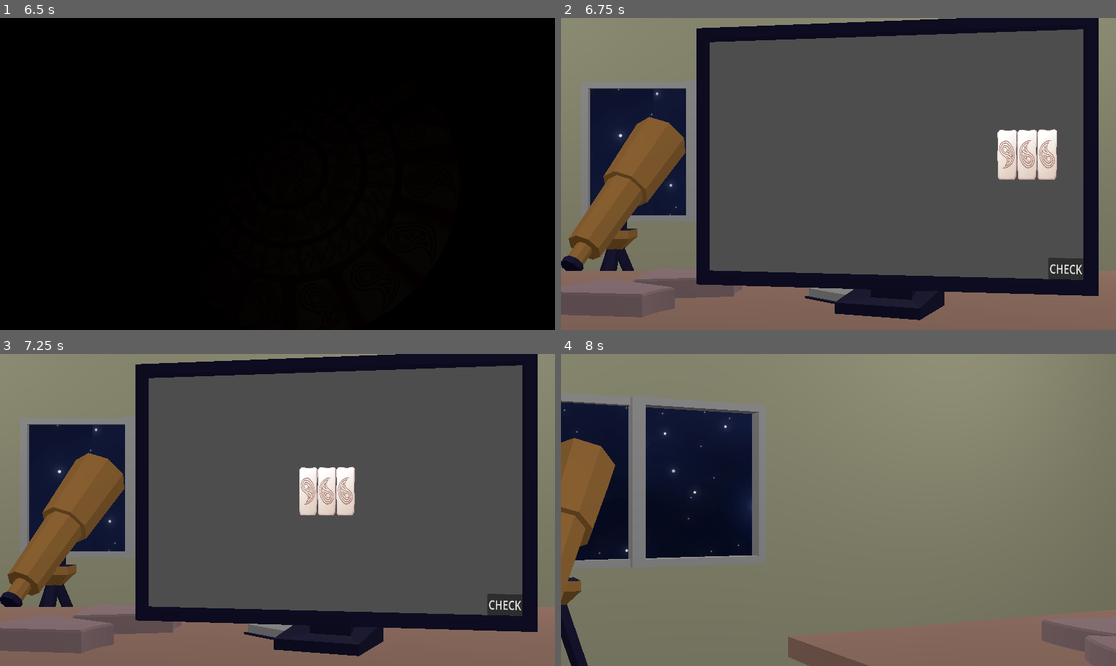
Above: before the commit, frames 1-4 (two rows, left to right).
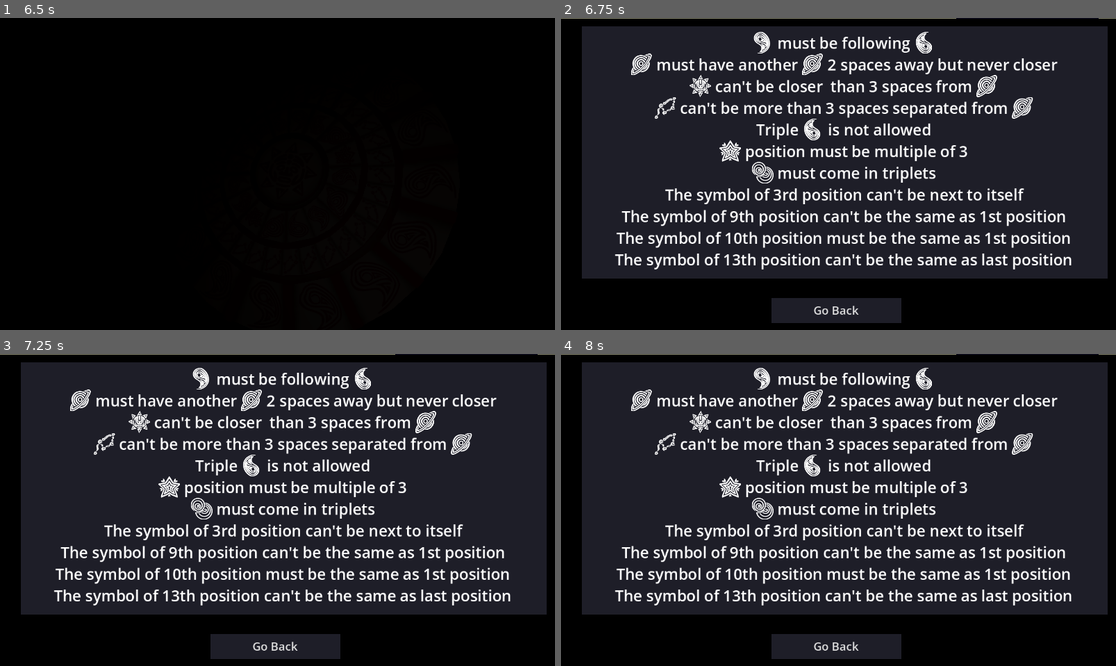
Above: after the commit, the same moments.

Repository: Wendfrey/minijam_210_astral
Game: Godot game, scene res://Scenes/MainMenu.tscn
The game is run twice, just before and just after one commit, with the same random seed, the same clock (stepped at 60 frames per second) and the same inputs.
Inputs (mouse positions are in pixels of both pictures, inside the frame that each line leads up to):
- Up to frame 1 (6.5 s): click "PLAY" at 0.5 s; tap Enter at 1.25 s; move the mouse to (399, 158) at 1.27 s; tap P at 1.35, 2.85, 5.85 s; click (399, 158) at 1.42 s; drag from (166, 189) to (249, 236) at 2.02 s; move the mouse to (333, 105) at 2.77 s; click (333, 105) at 2.92 s; click "SKIP INTRO >>>" at 3.5 s; click "SKIP INTRO >>>" at 4.25 s; drag from (249, 236) to (111, 127) at 5.02 s; move the mouse to (444, 220) at 5.77 s; click (444, 220) at 5.92 s
- Up to frame 2 (6.75 s): tap Space at 6.5 s; drag from (672, 127) to (755, 96) at 6.52 s
- Up to frame 3 (7.25 s): no input
- Up to frame 4 (8 s): click (638, 485) at 7.25 s

Frame 1 is identical in both runs. In frame 2, 87% of the frame differs, in the area x 0-100%, y 0-100%; in frame 3, 87%; in frame 4, 90%.

Commit message:
Todas las targetas ya tienen reglas

Diff:
--- a/minijam-210-astral/CheckRules.gd
+++ b/minijam-210-astral/CheckRules.gd
@@ -4,10 +4,12 @@
 const RuleCtoCapart = preload("uid://dmxxr36bud62w")
 const RuleNotTripleA = preload("uid://bcpog0lfmbchy")
 const RuleDfarfromC = preload("uid://bj67vpsl61ugc")
+const RuleFclosetoC = preload("uid://b2uas6ltoq37c")
 const Rule3RdNoRepeat = preload("uid://cfcs6nfnknibk")
 const Rule9ThNoRepeat = preload("uid://bj0x7inmfx3pq")
 const Rule10ThRepeat = preload("uid://g8lm54v0j0m3")
-const RuleTripleE = preload("uid://ba736gjybk8da")
+const RuleEmultiple3 = preload("uid://bwrj0iw4ifeci")
+const RuleTripleG = preload("uid://ba736gjybk8da")
 const Rule13ThRepeat = preload("uid://dpn0msbk8a3h")
 
 signal no_mistakes
@@ -22,10 +24,12 @@
 	RuleCtoCapart.new(),
 	RuleNotTripleA.new(),
 	RuleDfarfromC.new(),
+	RuleFclosetoC.new(),
 	Rule3RdNoRepeat.new(),
 	Rule9ThNoRepeat.new(),
 	Rule10ThRepeat.new(),
-	RuleTripleE.new(),
+	RuleEmultiple3.new(),
+	RuleTripleG.new(),
 	Rule13ThRepeat.new()
 ]
 
--- a/minijam-210-astral/Scenes/MainMenu.tscn
+++ b/minijam-210-astral/Scenes/MainMenu.tscn
@@ -447,33 +447,33 @@
 [node name="calendar" parent="WorldEnvironment" unique_id=273958900 instance=ExtResource("2_8saeu")]
 transform = Transform3D(1, 0, 0, 0, 1, 0, 0, 0, 1, 0.5009898, -0.9477291, 1.1428964)
 
-[node name="Light" parent="WorldEnvironment/calendar" index="0" unique_id=486328102]
+[node name="Light" parent="WorldEnvironment/calendar" index="0" unique_id=1096255328]
 light_color = Color(0.9869177, 0.9162137, 0.78111845, 1)
 light_energy = 3.0
 
-[node name="Camera" parent="WorldEnvironment/calendar" index="1" unique_id=428191317]
+[node name="Camera" parent="WorldEnvironment/calendar" index="1" unique_id=867554017]
 transform = Transform3D(-0.6124865, -0.17073025, 0.77182347, 2.0787115e-06, 0.97639686, 0.21598428, -0.79048103, 0.13228907, -0.59802955, 1.4803379, 3.3209963, -0.1957016)
 
-[node name="Floor" parent="WorldEnvironment/calendar" index="2" unique_id=480412227]
+[node name="Floor" parent="WorldEnvironment/calendar" index="2" unique_id=415276421]
 transform = Transform3D(100, 0, 0, 0, -4.3711384e-06, 99.99999, 0, -99.99999, -4.3711384e-06, 0, 0, 0)
 
-[node name="Platform" parent="WorldEnvironment/calendar" index="3" unique_id=631290111]
+[node name="Platform" parent="WorldEnvironment/calendar" index="3" unique_id=275146992]
 transform = Transform3D(100, 0, 0, 0, -4.3711384e-06, 99.99999, 0, -99.99999, -4.3711384e-06, -15.646902, 0.5645113, 3.0428314)
 
-[node name="Light_001" parent="WorldEnvironment/calendar" index="4" unique_id=1227106410]
+[node name="Light_001" parent="WorldEnvironment/calendar" index="4" unique_id=528221055]
 light_color = Color(0.58800024, 0, 0.1181423, 1)
 light_energy = 6.0
 
-[node name="Light_002" parent="WorldEnvironment/calendar" index="5" unique_id=98808518]
+[node name="Light_002" parent="WorldEnvironment/calendar" index="5" unique_id=1854851498]
 light_energy = 2.0
 
-[node name="Piece_01" parent="WorldEnvironment/calendar/Calendar" parent_id_path=PackedInt32Array(273958900, 1593721681) index="0" unique_id=801472436]
+[node name="Piece_01" parent="WorldEnvironment/calendar/Calendar" parent_id_path=PackedInt32Array(273958900, 551290425) index="0" unique_id=1592034307]
 surface_material_override/0 = SubResource("StandardMaterial3D_df05h")
 
-[node name="Piece_02" parent="WorldEnvironment/calendar/Calendar" parent_id_path=PackedInt32Array(273958900, 1593721681) index="1" unique_id=1466907253]
+[node name="Piece_02" parent="WorldEnvironment/calendar/Calendar" parent_id_path=PackedInt32Array(273958900, 551290425) index="1" unique_id=1831681508]
 surface_material_override/0 = SubResource("StandardMaterial3D_8saeu")
 
-[node name="Piece_03" parent="WorldEnvironment/calendar/Calendar" parent_id_path=PackedInt32Array(273958900, 1593721681) index="2" unique_id=1059869692]
+[node name="Piece_03" parent="WorldEnvironment/calendar/Calendar" parent_id_path=PackedInt32Array(273958900, 551290425) index="2" unique_id=169558620]
 surface_material_override/0 = SubResource("StandardMaterial3D_ghw46")
 
 [node name="AnimationPlayer" type="AnimationPlayer" parent="WorldEnvironment/calendar/Calendar/Piece_03" index="0" unique_id=435945517]
@@ -481,14 +481,14 @@
 libraries/ = SubResource("AnimationLibrary_xim88")
 autoplay = &"ticking"
 
-[node name="Piece_04" parent="WorldEnvironment/calendar/Calendar" parent_id_path=PackedInt32Array(273958900, 1593721681) index="3" unique_id=385393811]
+[node name="Piece_04" parent="WorldEnvironment/calendar/Calendar" parent_id_path=PackedInt32Array(273958900, 551290425) index="3" unique_id=1336632476]
 surface_material_override/0 = SubResource("StandardMaterial3D_8um5k")
 
 [node name="AnimationPlayer" type="AnimationPlayer" parent="WorldEnvironment/calendar/Calendar/Piece_04" index="0" unique_id=607876093]
 libraries/ = SubResource("AnimationLibrary_if7li")
 autoplay = &"ticking"
 
-[node name="AnimationPlayer" type="AnimationPlayer" parent="WorldEnvironment/calendar/Calendar" parent_id_path=PackedInt32Array(273958900, 1593721681) index="4" unique_id=402332250]
+[node name="AnimationPlayer" type="AnimationPlayer" parent="WorldEnvironment/calendar/Calendar" parent_id_path=PackedInt32Array(273958900, 551290425) index="4" unique_id=402332250]
 libraries/ = SubResource("AnimationLibrary_loo7a")
 autoplay = &"ticking"
 
--- a/minijam-210-astral/Scenes/Nivel.tscn
+++ b/minijam-210-astral/Scenes/Nivel.tscn
@@ -215,18 +215,18 @@
 
 [node name="level" parent="." unique_id=1305496534 instance=ExtResource("3_pvqg1")]
 
-[node name="Light" parent="level" index="0" unique_id=882965196]
+[node name="Light" parent="level" index="0" unique_id=1730370863]
 light_energy = 1.0
 
-[node name="Camera" parent="level" index="1" unique_id=1455188308]
+[node name="Camera" parent="level" index="1" unique_id=1549106887]
 transform = Transform3D(-1.6292068e-07, -4.3711385e-08, -1, -3.552714e-15, 1, -4.3711385e-08, 1, -3.5687747e-15, -1.6292068e-07, -3.9988952, 0.6294259, 0.029661193)
 far = 4000.0
 
-[node name="Monitor" parent="level" index="5" unique_id=210273584]
+[node name="Monitor" parent="level" index="5" unique_id=254613494]
 transform = Transform3D(92.1949, 38.731136, -4.4703484e-06, 1.4901162e-06, 1.192093e-05, 99.99999, 38.731136, -92.1949, 1.1920929e-05, -0.4186713, 0, 0.27361727)
 metadata/_edit_group_ = true
 
-[node name="MonitorScreen" parent="level/Monitor" index="0" unique_id=363062370]
+[node name="MonitorScreen" parent="level/Monitor" index="0" unique_id=492388446]
 transform = Transform3D(1.1014221, -0.2291162, -2.9304246e-08, 0.2291162, 1.1014221, 7.049941e-09, 2.72543e-08, -1.2870274e-08, 1.125, 0.0015037457, 4.656613e-10, 0.007069087)
 metadata/_edit_group_ = true
 
@@ -256,10 +256,10 @@
 transform = Transform3D(1, 0, 2.9802322e-08, 0, 1, 0, -2.9802322e-08, 0, 1, -5.2910764e-08, 0, 0.0018463049)
 shape = SubResource("BoxShape3D_neig4")
 
-[node name="Light_001" parent="level" index="9" unique_id=1504774902]
+[node name="Light_001" parent="level" index="9" unique_id=726229084]
 light_energy = 1.0
 
-[node name="Light_002" parent="level" index="11" unique_id=1478438296]
+[node name="Light_002" parent="level" index="11" unique_id=2073180975]
 light_energy = 1.0
 
 [node name="CanvasLayer" type="CanvasLayer" parent="." unique_id=1477955772 node_paths=PackedStringArray("CameraAnimation")]
@@ -295,6 +295,82 @@
 transform = Transform3D(-0.25881904, 0, -0.9659258, 0, 1, 0, 0.9659258, 0, -0.25881904, 6.5, 0.6, -0.9)
 script = ExtResource("1_cxw1l")
 
+[node name="Control" type="Control" parent="Screen" unique_id=1148574723]
+layout_mode = 3
+anchors_preset = 15
+anchor_right = 1.0
+anchor_bottom = 1.0
+offset_bottom = 1.0
+grow_horizontal = 2
+grow_vertical = 2
+
+[node name="CanvasLayer" type="CanvasLayer" parent="Screen/Control" unique_id=1041322602]
+
+[node name="blackBg" type="Panel" parent="Screen/Control/CanvasLayer" unique_id=2101064657]
+anchors_preset = 15
+anchor_right = 1.0
+anchor_bottom = 1.0
+offset_left = -1.0
+offset_top = 2.0
+offset_right = 3.0
+offset_bottom = 6.0
+grow_horizontal = 2
+grow_vertical = 2
+theme_override_styles/panel = SubResource("StyleBoxFlat_mr7q5")
+
+[node name="Panel" type="Panel" parent="Screen/Control/CanvasLayer/blackBg" unique_id=1936220604]
+layout_mode = 1
+anchors_preset = 15
+anchor_right = 1.0
+anchor_bottom = 1.0
+offset_left = 44.0
+offset_top = 16.0
+offset_right = -20.0
+offset_bottom = -113.0
+grow_horizontal = 2
+grow_vertical = 2
+theme_override_styles/panel = SubResource("StyleBoxFlat_hyk74")
+
+[node name="RichTextLabel" type="RichTextLabel" parent="Screen/Control/CanvasLayer/blackBg" unique_id=2031018883]
+layout_mode = 1
+anchors_preset = 15
+anchor_right = 1.0
+anchor_bottom = 1.0
+offset_left = 41.0
+offset_top = -18.0
+offset_right = -20.0
+offset_bottom = -23.0
+grow_horizontal = 2
+grow_vertical = 2
+bbcode_enabled = true
+text = "[center][font_size=32
+]
+[img width=45]res://assets/img/TinyIconB.png[/img] must be following [img width=45]res://assets/img/TinyIconA.png[/img]
+[img width=45]res://assets/img/TinyIconC.png[/img] must have another [img width=45]res://assets/img/TinyIconC.png[/img] 2 spaces away but never closer
+[img width=45]res://assets/img/TinyIconD.png[/img] can't be closer  than 3 spaces from [img width=45]res://assets/img/TinyIconC.png[/img]
+[img width=45]res://assets/img/TinyIconF.png[/img] can't be more than 3 spaces separated from [img width=45]res://assets/img/TinyIconC.png[/img]
+Triple [img width=45]res://assets/img/TinyIconA.png[/img] is not allowed
+[img width=45]res://assets/img/TinyIconE.png[/img] position must be multiple of 3
+[img width=45]res://assets/img/TinyIconG.png[/img] must come in triplets
+The symbol of 3rd position can't be next to itself
+The symbol of 9th position can't be the same as 1st position
+The symbol of 10th position must be the same as 1st position
+The symbol of 13th position can't be the same as last position"
+
+[node name="BackButton" type="Button" parent="Screen/Control/CanvasLayer/blackBg" unique_id=722056834]
+layout_mode = 1
+anchors_preset = -1
+anchor_right = 1.0
+anchor_bottom = 1.0
+offset_left = 438.0
+offset_top = 579.0
+offset_right = -449.0
+offset_bottom = -20.0
+theme_override_font_sizes/font_size = 24
+theme_override_styles/normal = SubResource("StyleBoxFlat_8xpys")
+theme_override_styles/hover = SubResource("StyleBoxFlat_i2q11")
+text = "Go Back"
+
 [node name="SubViewport" type="SubViewport" parent="Screen" unique_id=841216985]
 transparent_bg = true
 physics_object_picking = true
@@ -302,79 +378,6 @@
 size = Vector2i(1280, 620)
 render_target_update_mode = 4
 
-[node name="Control" type="Control" parent="Screen/SubViewport" unique_id=1148574723]
-layout_mode = 3
-anchors_preset = 15
-anchor_right = 1.0
-anchor_bottom = 1.0
-offset_bottom = 1.0
-grow_horizontal = 2
-grow_vertical = 2
-
-[node name="CanvasLayer" type="CanvasLayer" parent="Screen/SubViewport/Control" unique_id=1041322602]
-
-[node name="blackBg" type="Panel" parent="Screen/SubViewport/Control/CanvasLayer" unique_id=2101064657]
-anchors_preset = 15
-anchor_right = 1.0
-anchor_bottom = 1.0
-offset_left = -1.0
-offset_top = 2.0
-offset_right = 3.0
-offset_bottom = 6.0
-grow_horizontal = 2
-grow_vertical = 2
-theme_override_styles/panel = SubResource("StyleBoxFlat_mr7q5")
-
-[node name="Panel" type="Panel" parent="Screen/SubViewport/Control/CanvasLayer/blackBg" unique_id=1936220604]
-layout_mode = 1
-anchors_preset = 15
-anchor_right = 1.0
-anchor_bottom = 1.0
-offset_left = 44.0
-offset_top = 38.0
-offset_right = -20.0
-offset_bottom = -150.0
-grow_horizontal = 2
-grow_vertical = 2
-theme_override_styles/panel = SubResource("StyleBoxFlat_hyk74")
-
-[node name="RichTextLabel" type="RichTextLabel" parent="Screen/SubViewport/Control/CanvasLayer/blackBg" unique_id=2031018883]
-layout_mode = 1
-anchors_preset = 15
-anchor_right = 1.0
-anchor_bottom = 1.0
-offset_left = 41.0
-offset_top = 2.0
-offset_right = -20.0
-offset_bottom = -3.0
-grow_horizontal = 2
-grow_vertical = 2
-bbcode_enabled = true
-text = "[center][font_size=33]
-[img width=45]res://assets/img/TinyIconB.png[/img] must be following [img width=45]res://assets/img/TinyIconA.png[/img]
-[img width=45]res://assets/img/TinyIconC.png[/img] must have another [img width=45]res://assets/img/TinyIconC.png[/img] 2 spaces away but never closer
-The symbol of 3rd position can't be next to itself
-The symbol of 9th position can't be the same as 1st position
-The symbol of 10th position must be the same as 1st position
-[img width=45]res://assets/img/TinyIconD.png[/img] can't be more than 3 spaces separated from [img width=45]res://assets/img/TinyIconC.png[/img]
-Triple [img width=45]res://assets/img/TinyIconA.png[/img] is not allowed
-[img width=45]res://assets/img/TinyIconE.png[/img] position must be multiple of 3
-The symbol of 13th position can't be the same as last position"
-
-[node name="BackButton" type="Button" parent="Screen/SubViewport/Control/CanvasLayer/blackBg" unique_id=722056834]
-layout_mode = 1
-anchors_preset = -1
-anchor_right = 1.0
-anchor_bottom = 1.0
-offset_left = 438.0
-offset_top = 556.0
-offset_right = -449.0
-offset_bottom = -43.0
-theme_override_font_sizes/font_size = 24
-theme_override_styles/normal = SubResource("StyleBoxFlat_8xpys")
-theme_override_styles/hover = SubResource("StyleBoxFlat_i2q11")
-text = "Go Back"
-
 [node name="Quad" type="MeshInstance3D" parent="Screen" unique_id=602470980]
 transform = Transform3D(1.0000008, 0, 0, 0, 1, 0, 0, 0, 1.0000008, 0, 0, 0)
 mesh = SubResource("QuadMesh_neig4")
@@ -389,6 +392,6 @@
 shape = SubResource("BoxShape3D_neig4")
 
 [connection signal="pressed" from="CanvasLayer/Button" to="CanvasLayer" method="_on_button_pressed"]
-[connection signal="pressed" from="Screen/SubViewport/Control/CanvasLayer/blackBg/BackButton" to="CanvasLayer" method="_on_back_button_pressed"]
+[connection signal="pressed" from="Screen/Control/CanvasLayer/blackBg/BackButton" to="CanvasLayer" method="_on_back_button_pressed"]
 
 [editable path="level"]
--- a/minijam-210-astral/element.gd
+++ b/minijam-210-astral/element.gd
@@ -1,7 +1,7 @@
 class_name Ficha extends CharacterBody2D
 
 enum Tipo {
-	A, B, C, D, E, F
+	A, B, C, D, E, F, G
 }
 
 signal send_picked
@@ -44,6 +44,8 @@
 			sprite_2d.texture = preload("uid://cottcd1yxvw7y")
 		Tipo.F:
 			sprite_2d.texture = preload("uid://doe08bn356iws")
+		Tipo.G:
+			sprite_2d.texture = preload("uid://bmdm4l8lcbfl4")
 
 func _on_mouse_entered() -> void:
 	if showTooltip:
--- a/minijam-210-astral/level_manager.gd
+++ b/minijam-210-astral/level_manager.gd
@@ -21,9 +21,9 @@
 		4:
 			nodeSpacer.add_pieces(arrayFichaTipo([Ficha.Tipo.C]))
 		5:
-			nodeSpacer.add_pieces(arrayFichaTipo([Ficha.Tipo.D]))
+			nodeSpacer.add_pieces(arrayFichaTipo([Ficha.Tipo.D,Ficha.Tipo.B]))
 		6:
-			nodeSpacer.add_pieces(arrayFichaTipo([Ficha.Tipo.D, Ficha.Tipo.D, Ficha.Tipo.D]))
+			nodeSpacer.add_pieces(arrayFichaTipo([Ficha.Tipo.F, Ficha.Tipo.F, Ficha.Tipo.F]))
 
 func arrayFichaTipo(array:Array):
 	return Array(
--- a/minijam-210-astral/rules/Rule_DfarfromC.gd
+++ b/minijam-210-astral/rules/Rule_DfarfromC.gd
@@ -1,14 +1,14 @@
 extends BaseRule
 
 func _init() -> void:
-	rule_name = "[color=BLACK][img width=32]res://assets/img/TinyIconD.png[/img] can't be more than 3 spaces separated from [img width=32]res://assets/img/TinyIconC.png[/img]"
+	rule_name = "[color=BLACK][img width=32]res://assets/img/TinyIconD.png[/img] can't be closer than 3 spaces from [img width=32]res://assets/img/TinyIconC.png[/img]"
 
 func _check_rules_internal() -> Array[Ficha]:
 	var error_fichas:Array[Ficha] = []
 	var listD = get_index_of_type(Ficha.Tipo.D)
 	var listC = get_index_of_type(Ficha.Tipo.C)
 	for elementD in listD:
-		if not listC.any(func (elementC): return abs(elementD - elementC) <= 4):
+		if listC.any(func (elementC): return abs(elementD - elementC) <= 3):
 			error_fichas.append(arrayPieces[elementD])
 
 	return error_fichas
--- /dev/null
+++ b/minijam-210-astral/rules/Rule_Emultiple3.gd
@@ -0,0 +1,13 @@
+extends BaseRule
+
+func _init() -> void:
+	rule_name = "[color=BLACK][img width=32]res://assets/img/TinyIconE.png[/img] position must be multiple of 3"
+
+func _check_rules_internal() -> Array[Ficha]:
+	var error_fichas:Array[Ficha]
+
+	for index_ficha in get_index_of_type(Ficha.Tipo.E):
+		if (index_ficha+1)%3 != 0:
+			error_fichas.append(arrayPieces[index_ficha])
+
+	return error_fichas
--- /dev/null
+++ b/minijam-210-astral/rules/Rule_FclosetoC.gd
@@ -0,0 +1,14 @@
+extends BaseRule
+
+func _init() -> void:
+	rule_name = "[color=BLACK][img width=32]res://assets/img/TinyIconF.png[/img] can't be more than 3 spaces separated from [img width=32]res://assets/img/TinyIconC.png[/img]"
+
+func _check_rules_internal() -> Array[Ficha]:
+	var error_fichas:Array[Ficha] = []
+	var listF = get_index_of_type(Ficha.Tipo.F)
+	var listC = get_index_of_type(Ficha.Tipo.C)
+	for elementD in listF:
+		if not listC.any(func (elementC): return abs(elementD - elementC) <= 4):
+			error_fichas.append(arrayPieces[elementD])
+
+	return error_fichas
--- a/minijam-210-astral/rules/Rule_TripleE.gd
+++ b/minijam-210-astral/rules/Rule_TripleG.gd
@@ -1,12 +1,12 @@
 extends BaseRule
 
 func _init() -> void:
-	rule_name = "[color=BLACK][img width=32]res://assets/img/TinyIconE.png[/img] must come in triplets"
+	rule_name = "[color=BLACK][img width=32]res://assets/img/TinyIconG.png[/img] must come in triplets"
 
 func _check_rules_internal() -> Array[Ficha]:
 	var error_fichas:Array[Ficha] = []
 
-	var eArray = get_index_of_type(Ficha.Tipo.E)
+	var eArray = get_index_of_type(Ficha.Tipo.G)
 	if eArray.size() == 0:
 		return []
 
Not shown: 1 places in minijam-210-astral/Scenes/Nivel.tscn that only renumber resources
Not shown, added: minijam-210-astral/rules/Rule_Emultiple3.gd.uid
Not shown, added: minijam-210-astral/rules/Rule_FclosetoC.gd.uid
Renamed: minijam-210-astral/rules/Rule_TripleE.gd.uid -> minijam-210-astral/rules/Rule_TripleG.gd.uid
